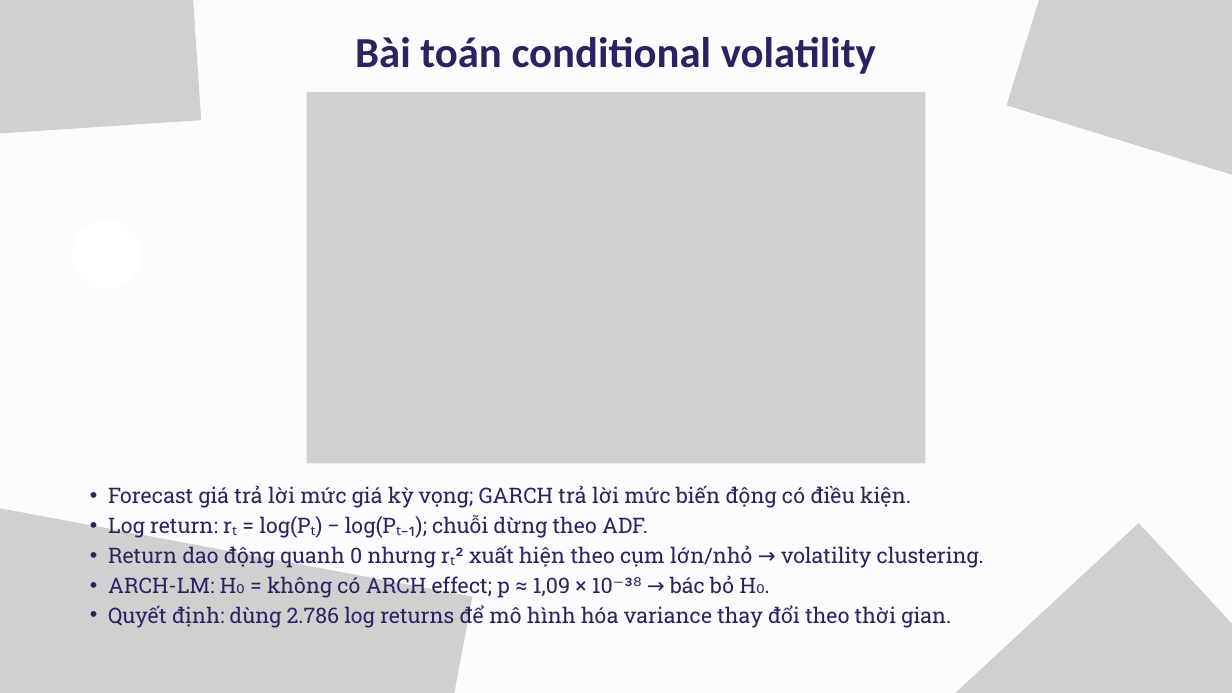
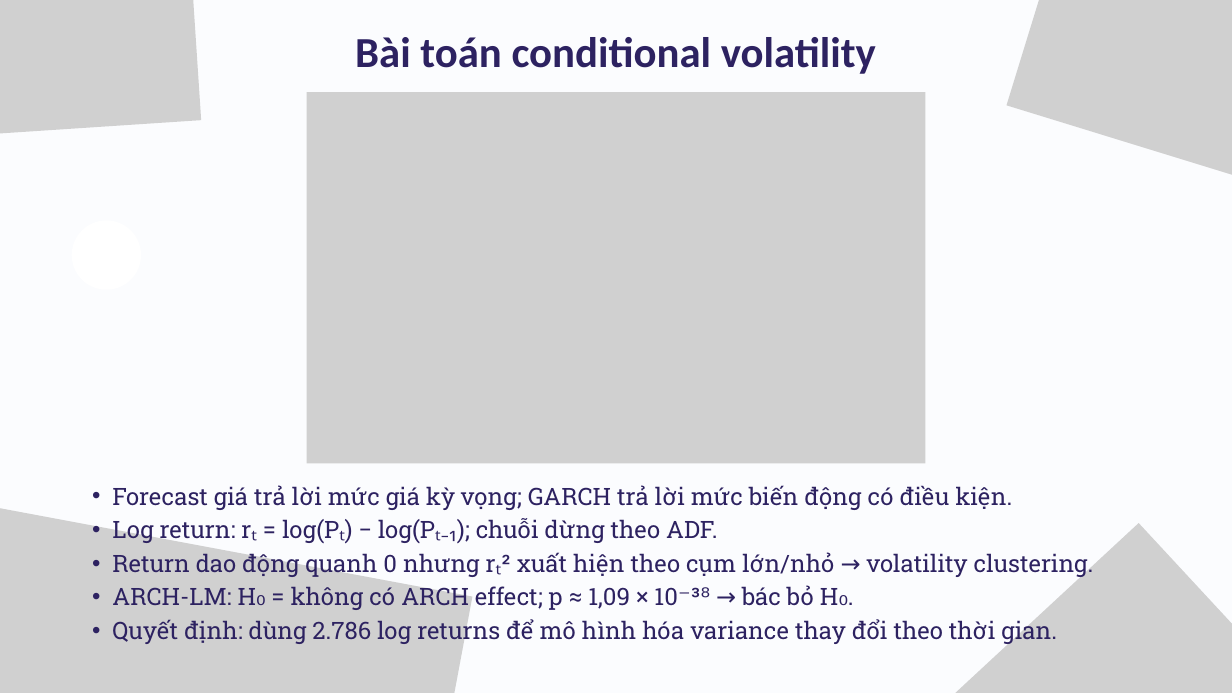
Before and after one commit to ledanghoanganh/fpt-stock-analysis-with-R-programming-language, a slide deck: slide 10 of presentation/bao_cao_demo.pptx. Drawn at 1232x693 pixels with LibreOffice and Linux fonts; fonts in the diff are those of the drawing; grey boxes stand for pictures. Boxes give left, top, right and bottom in pixels: in the first picture for what was removed or moved away, otherwise in the second. Text is boxed around its words. In the diff, an @@ line names an element or a change of style, - is before the commit and + after.

```diff
--- a/presentation/bao_cao_demo.pptx
+++ b/presentation/bao_cao_demo.pptx
@@ text "Forecast giá trả lời mức ..." at (112,485,1094,645): size 25 to 28 pt; indent changed; line spacing 35pt to 39.2pt @@
```
Also in this commit, not shown: 6 other slides changed, 32 other files.
